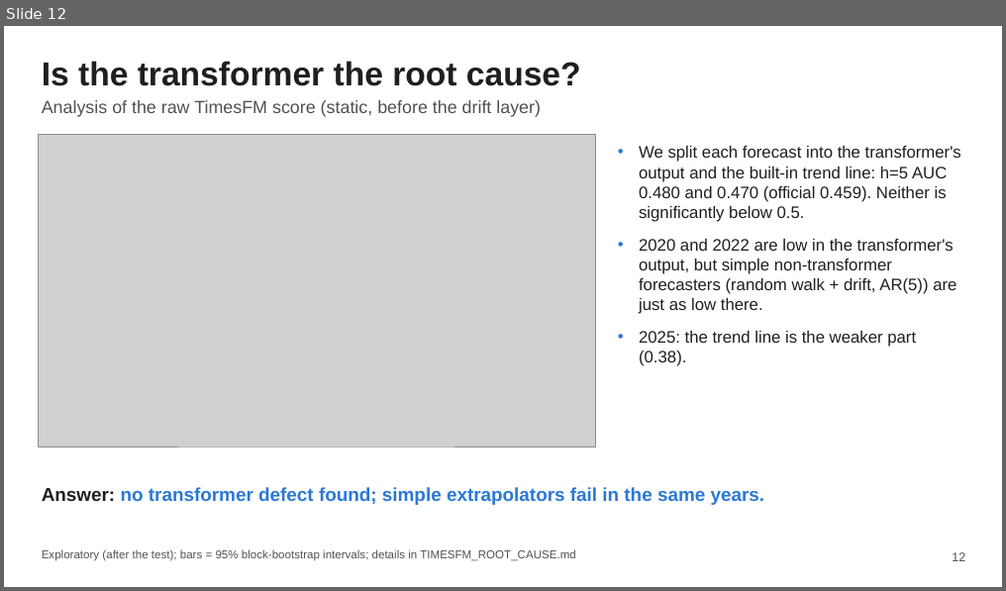
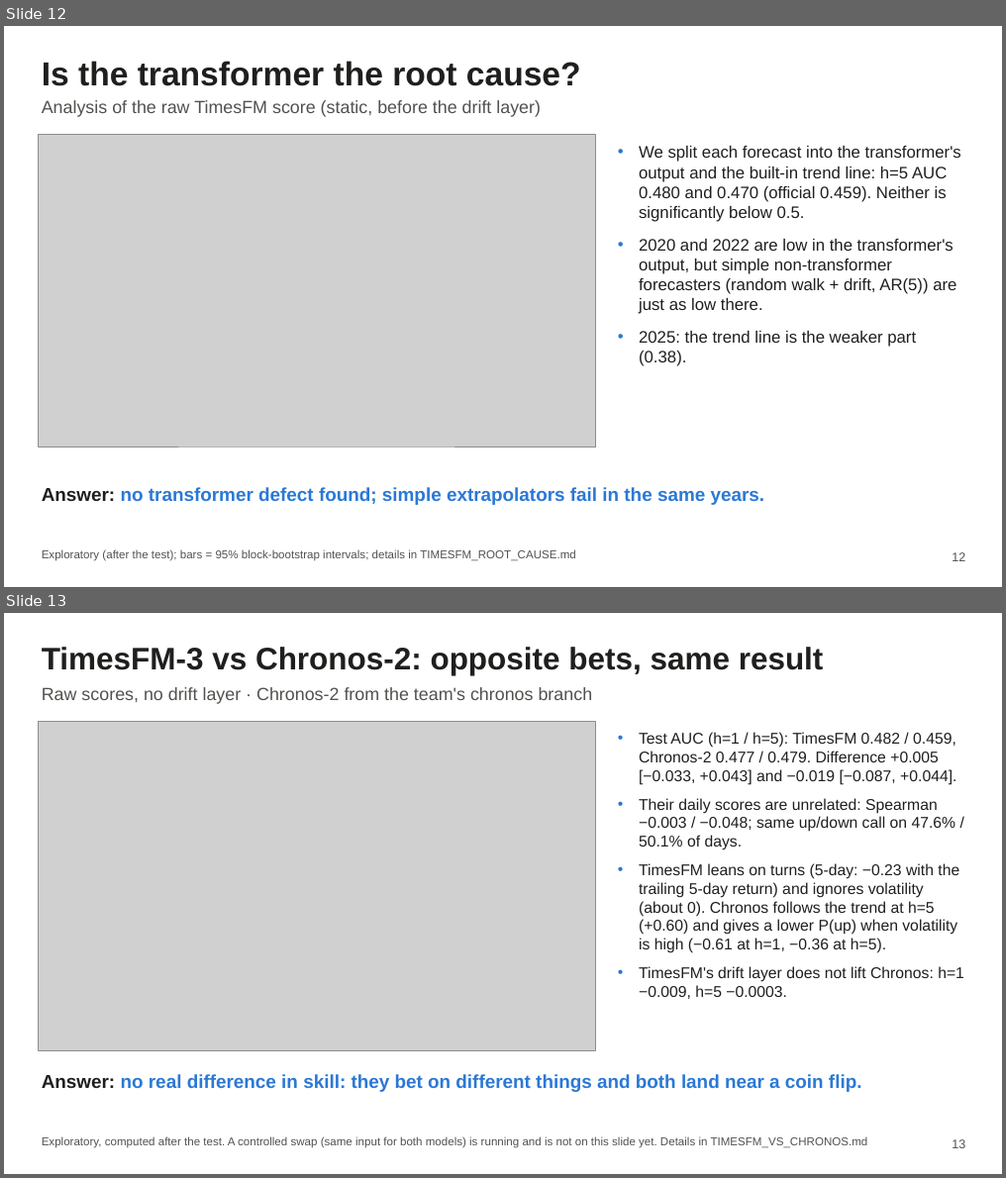
Before and after one commit to AmauryJayr/Predicting-SP500, a slide deck: timesfm3_experiment/slides/timesfm3_slides.pptx. Shown one above the other, each under a label of ours: slide 12 before the commit, slides 12 and 13 after it. The pictures are 1006x591 and 1006x1178 pixels, drawn with LibreOffice and Linux fonts; fonts in the diff are those of the drawing; grey boxes stand for pictures. Boxes give left, top, right and bottom in pixels: in the first picture for what was removed or moved away, otherwise in the second. Text is boxed around its words. In the diff, an @@ line names an element or a change of style, - is before the commit and + after.

Commit message:
TimesFM-3 slides: Chronos-2 comparison and why the drift layer helped
New slide 13 (TimesFM-3 vs Chronos-2: opposite bets, same result) and
slide 15 (why the drift layer helped), one added line on the bottom line,
slide 3 no longer repeats slide 2. 17 slides; check_numbers 127/127.
Removes the outdated .odp copy of the deck.

```diff
--- a/timesfm3_experiment/slides/timesfm3_slides.pptx
+++ b/timesfm3_experiment/slides/timesfm3_slides.pptx
@@ slide 13 added at [4, 613, 1002, 1174], background #FFFFFF @@
@@ text added at [42, 647, 824, 675], 30 pt, text #1F1F1E, bold @@
+TimesFM-3 vs Chronos-2: opposite bets, same result
@@ text added at [42, 687, 593, 704], 17 pt, text #52514E @@
+Raw scores, no drift layer · Chronos-2 from the team's chronos branch
@@ picture added at [38, 722, 595, 1051] @@
@@ text added at [639, 732, 964, 999], 15 pt, text #1F1F1E @@
+• Test AUC (h=1 / h=5): TimesFM 0.482 / 0.459, Chronos-2 0.477 / 0.479. Difference +0.005 [−0.033, +0.043] and −0.019 [−0.087, +0.044].
+• Their daily scores are unrelated: Spearman −0.003 / −0.048; same up/down call on 47.6% / 50.1% of days.
+• TimesFM leans on turns (5-day: −0.23 with the trailing 5-day return) and ignores volatility (about 0). Chronos follows the trend at h=5 (+0.60) and gives a lower P(up) when volatility is high (−0.61 at h=1, −0.36 at h=5).
+• TimesFM's drift layer does not lift Chronos: h=1 −0.009, h=5 −0.0003.
@@ text added at [42, 1074, 862, 1092], 18 pt, text #2A78D6, bold @@
+Answer: no real difference in skill: they bet on different things and both land near a coin flip.
@@ text added at [42, 1137, 868, 1149], 11 pt, text #52514E @@
+Exploratory, computed after the test. A controlled swap (same input for both models) is running and is not on this slide yet. Details in TIMESFM_VS_CHRONOS.md
@@ text added at [951, 1140, 965, 1149], 12 pt, text #52514E @@
+13
```
Also in this commit, not shown: 4 slides changed, 1 other slide added, 8 other files.
